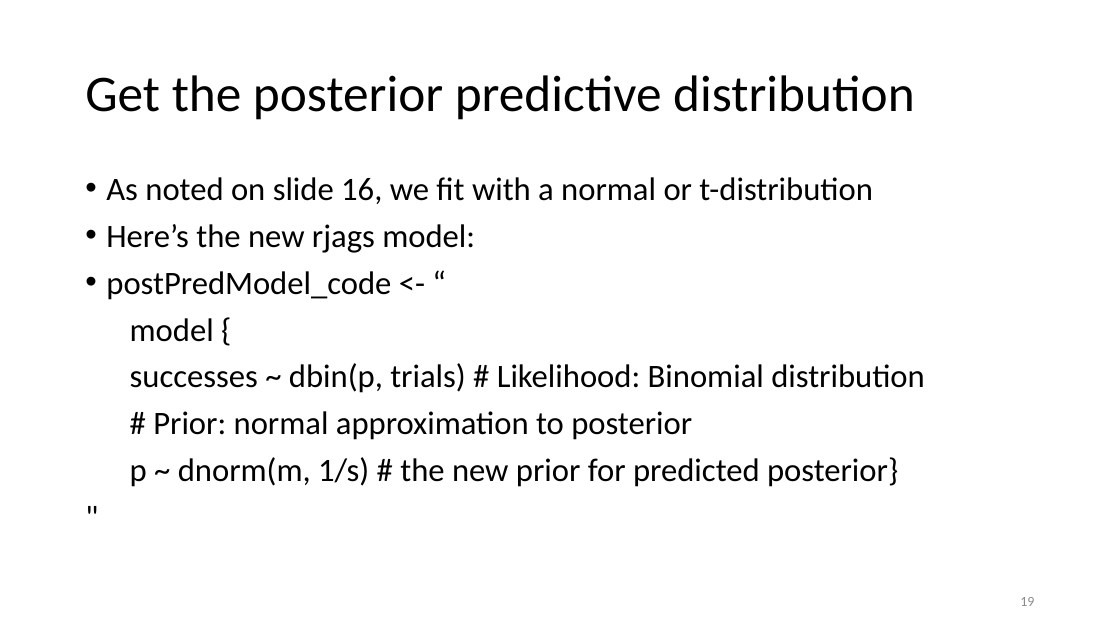
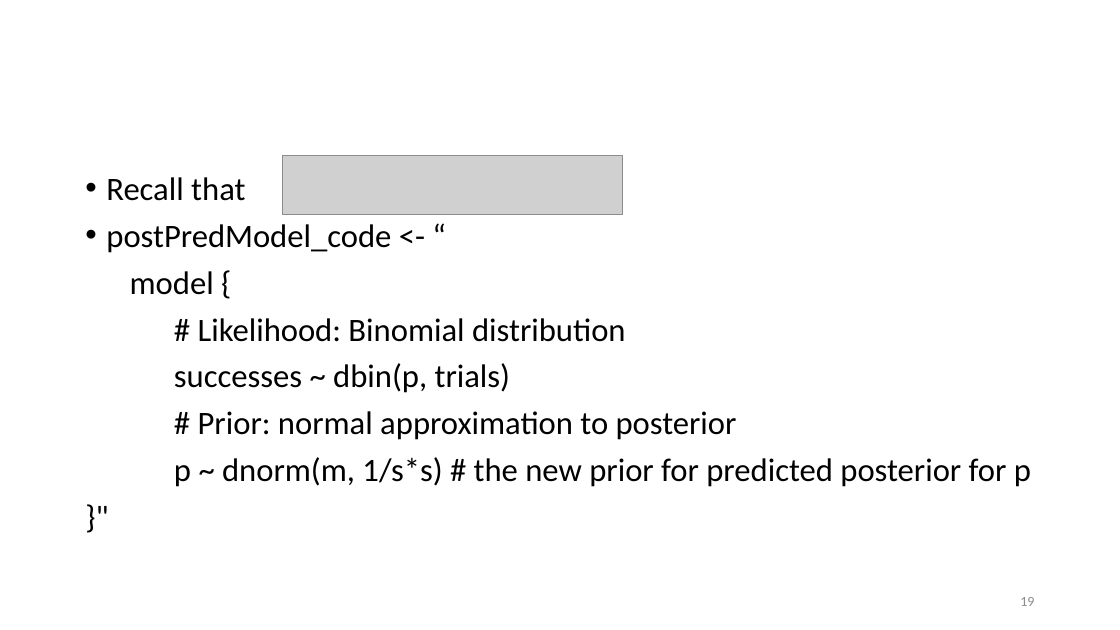
Before and after one commit to jamesbrownlow/BayesTutorialRjags, a slide deck: slide 19 of HamadaEx1.pptx. Drawn at 1120x630 pixels with LibreOffice and Linux fonts; fonts in the diff are those of the drawing; grey boxes stand for pictures. Boxes give left, top, right and bottom in pixels: in the first picture for what was removed or moved away, otherwise in the second. Text is boxed around its words. In the diff, an @@ line names an element or a change of style, - is before the commit and + after.

```diff
--- a/HamadaEx1.pptx
+++ b/HamadaEx1.pptx
@@ title removed at (x1=85, y1=75, x2=914, y2=120) @@
-Get the posterior predictive distribution
@@ text at (x1=106, y1=177, x2=245, y2=201): text changed @@
-• As noted on slide 16, we fit with a normal or t-distribution
-• Here’s the new rjags model:
+• Recall that
@@ picture added at (x1=282, y1=155, x2=623, y2=214) @@
@@ text at (x1=174, y1=318, x2=626, y2=393): text changed @@
-successes ~ dbin(p, trials) # Likelihood: Binomial distribution
+# Likelihood: Binomial distribution
+successes ~ dbin(p, trials)
@@ text at (x1=174, y1=457, x2=1031, y2=487): text changed @@
-p ~ dnorm(m, 1/s) # the new prior for predicted posterior}
-"
+p ~ dnorm(m, 1/s*s) # the new prior for predicted posterior for p
+}"
```
Also in this commit, not shown: 12 other slides changed, 8 slides added, 4 slides removed, 1 other file.
